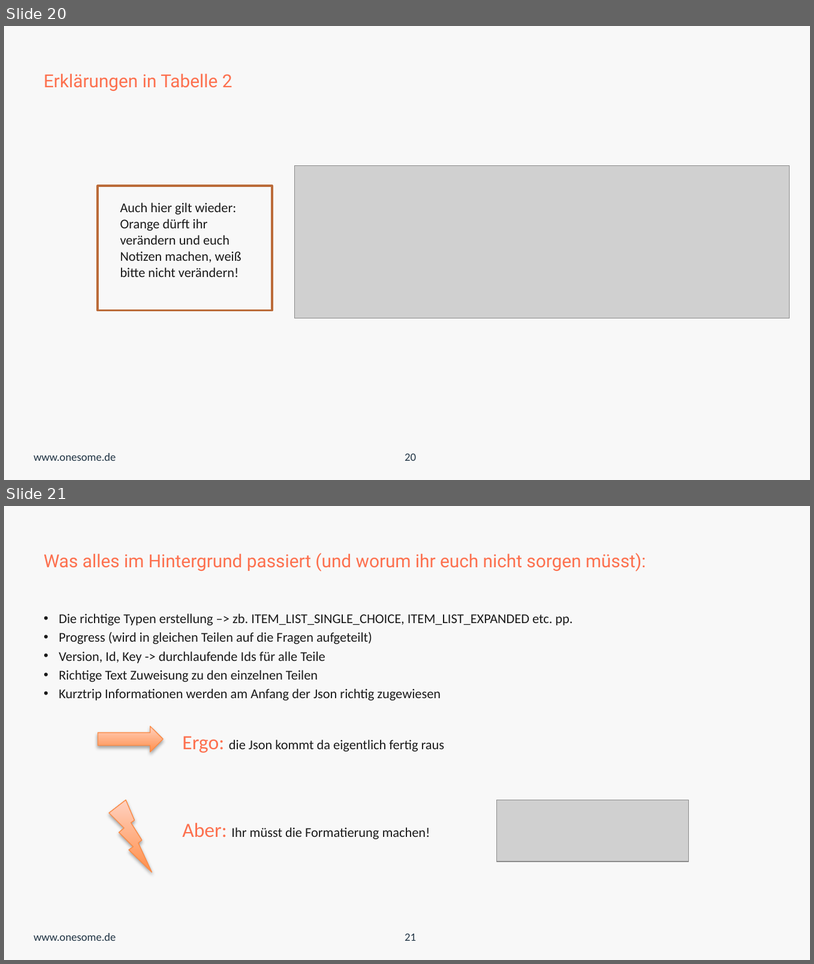
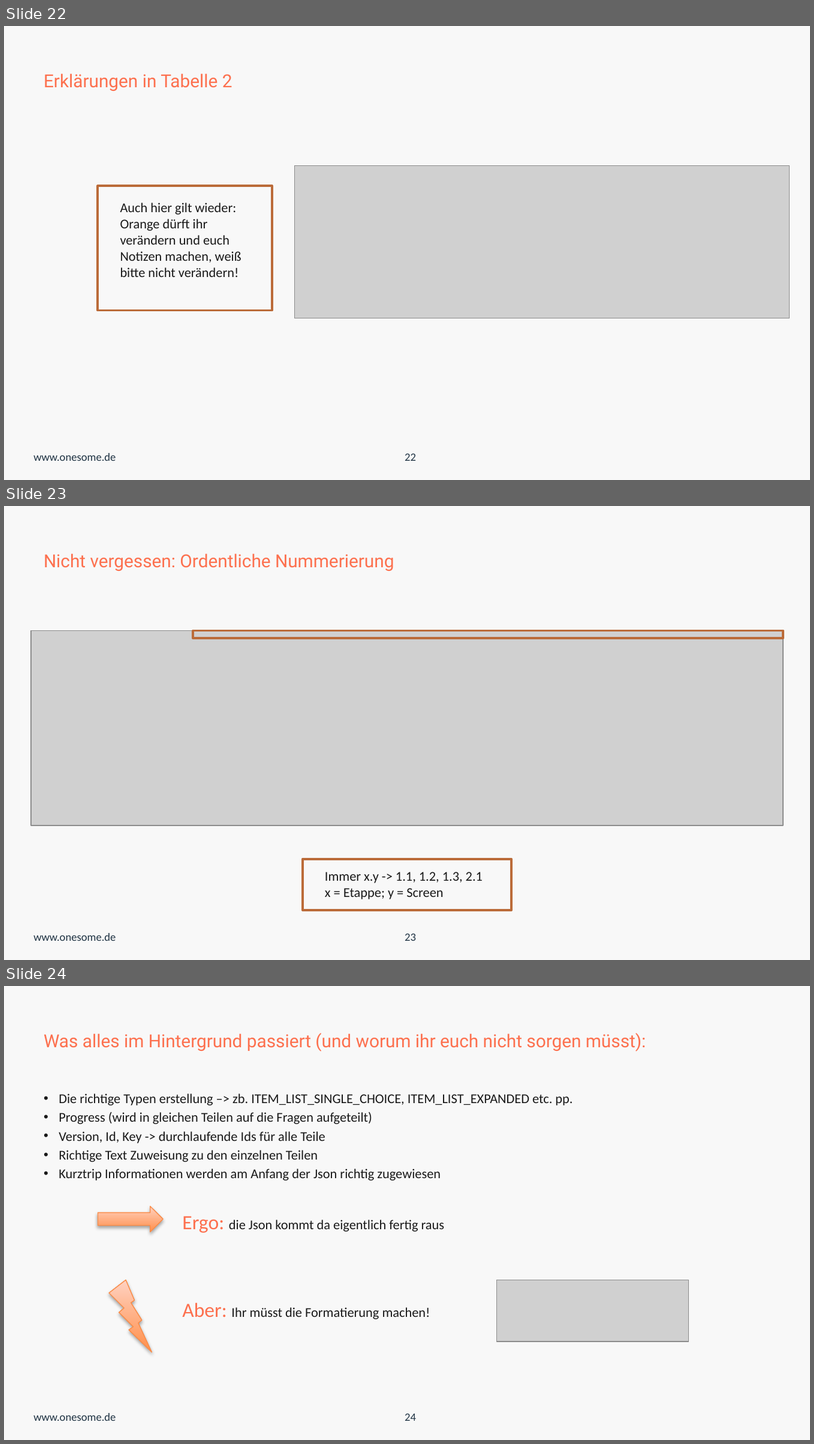
Before and after one commit to onesomeOrganization/Json-Builder, a slide deck: PPTX/Linearer_Json_Builder2.0.pptx. Shown one above the other, each under a label of ours: slides 20 and 21 before the commit, slides 22, 23 and 24 after it. The pictures are 814x964 and 814x1444 pixels, drawn with LibreOffice and Linux fonts; fonts in the diff are those of the drawing; grey boxes stand for pictures; background and template pictures are left out. Boxes give left, top, right and bottom in pixels: in the first picture for what was removed or moved away, otherwise in the second. Text is boxed around its words. In the diff, an @@ line names an element or a change of style, - is before the commit and + after.

```diff
--- a/PPTX/Linearer_Json_Builder2.0.pptx
+++ b/PPTX/Linearer_Json_Builder2.0.pptx
@@ slide 23 added at bbox=[4, 506, 810, 960], background #F8F8F8; not listed: 1 template element that a slide beside it also shows @@
@@ text added at bbox=[44, 553, 394, 571], 16 pt, text #FD704E @@
+Nicht vergessen: Ordentliche Nummerierung
@@ picture added at bbox=[30, 630, 783, 825] @@
@@ rectangle added at bbox=[192, 630, 783, 637], outline #BB6B3A 2 pt @@
@@ rectangle added at bbox=[302, 858, 511, 909], outline #BB6B3A 2 pt @@
@@ text added at bbox=[325, 871, 483, 899], 12 pt, text #191919 @@
+Immer x.y -> 1.1, 1.2, 1.3, 2.1
+x = Etappe; y = Screen
@@ page number added at bbox=[405, 933, 416, 940], 10 pt, text #203444 @@
+23
@@ what was slide 20 is now slide 22 @@
@@ page number at bbox=[405, 453, 416, 460]: text changed @@
-20
+22
@@ what was slide 21 is now slide 24 @@
@@ page number at bbox=[405, 1413, 416, 1420]: text changed @@
-21
+24
```
Also in this commit, not shown: 3 slides changed, 2 other slides added, 3 other files.
